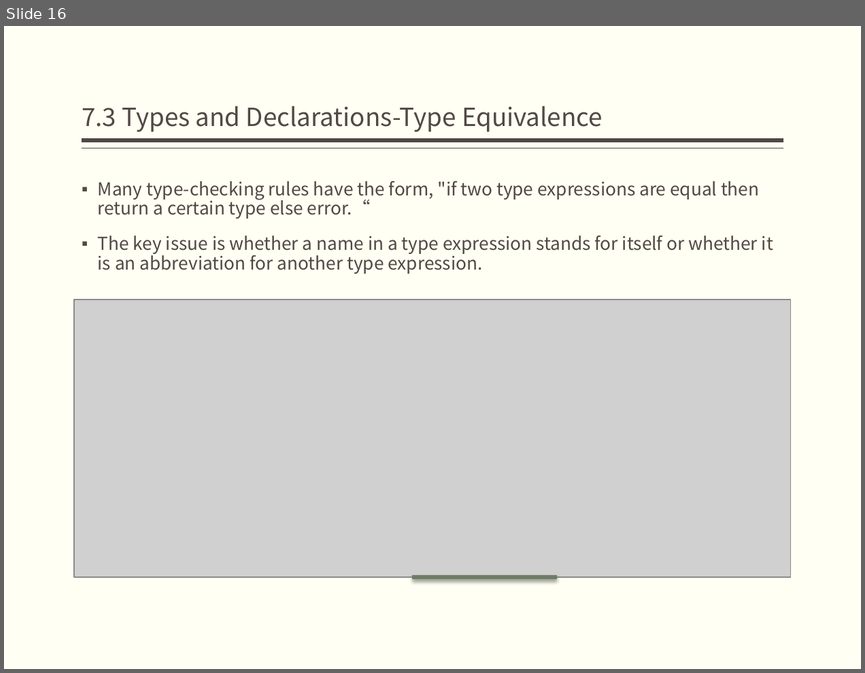
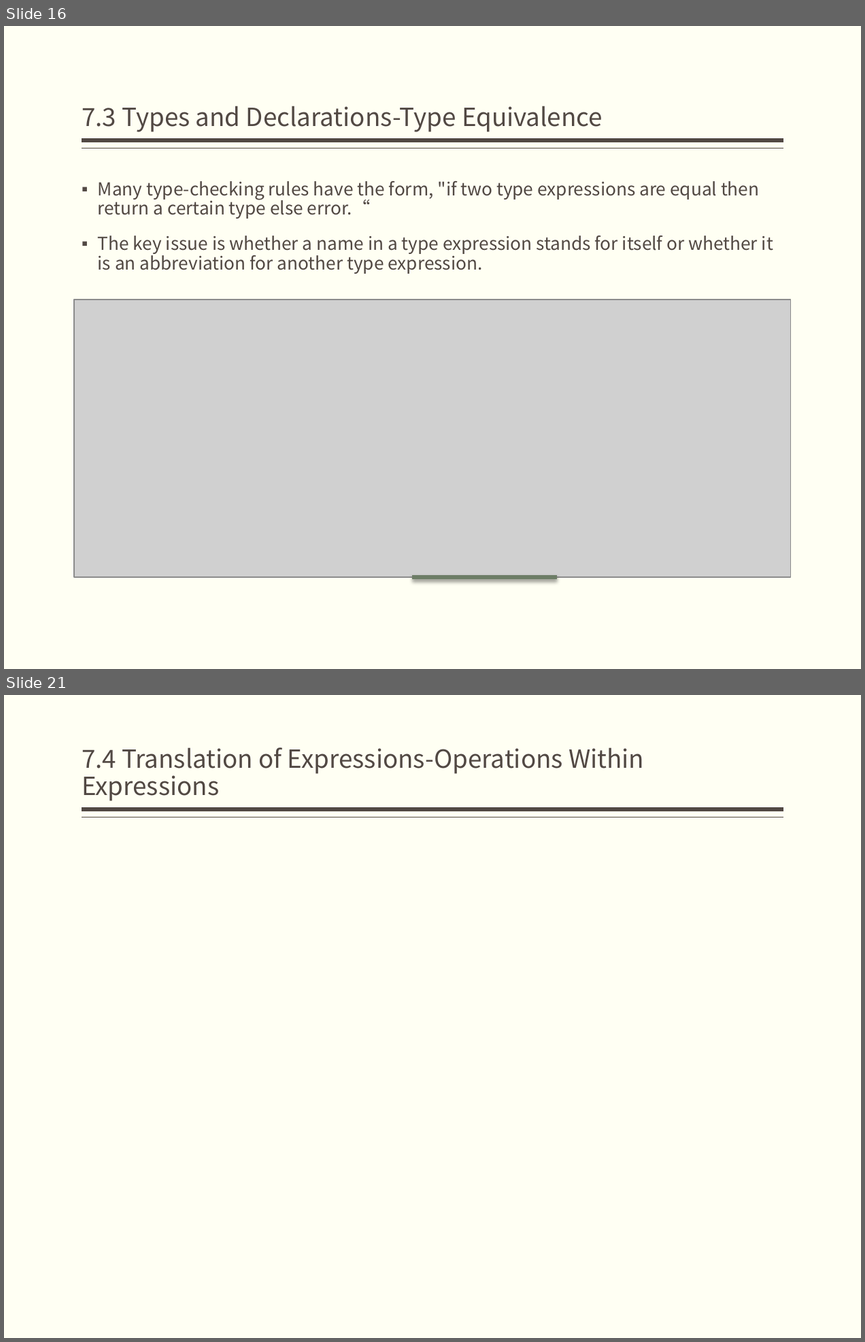
Before and after one commit to bonkboykz/jz81.github.io, a slide deck: course/compiler/LectureNotes/(Spring2017)Lecture7.pptx. Shown one above the other, each under a label of ours: slide 16 before the commit, slides 16 and 21 after it; the slides between them are not shown. The pictures are 865x673 and 865x1342 pixels, drawn with LibreOffice and Linux fonts; fonts in the diff are those of the drawing; grey boxes stand for pictures. Boxes give left, top, right and bottom in pixels: in the first picture for what was removed or moved away, otherwise in the second. Text is boxed around its words. In the diff, an @@ line names an element or a change of style, - is before the commit and + after.

```diff
--- a/course/compiler/LectureNotes/(Spring2017)Lecture7.pptx
+++ b/course/compiler/LectureNotes/(Spring2017)Lecture7.pptx
@@ slide 21 added at [4,695,861,1338], background #FFFFF3; not listed: 2 template elements that a slide beside it also shows @@
@@ title added at [82,747,644,801], 21 pt, text #514843 @@
+7.4 Translation of Expressions-Operations Within Expressions
```
Also in this commit, not shown: 1 slide changed, 4 other slides added.
